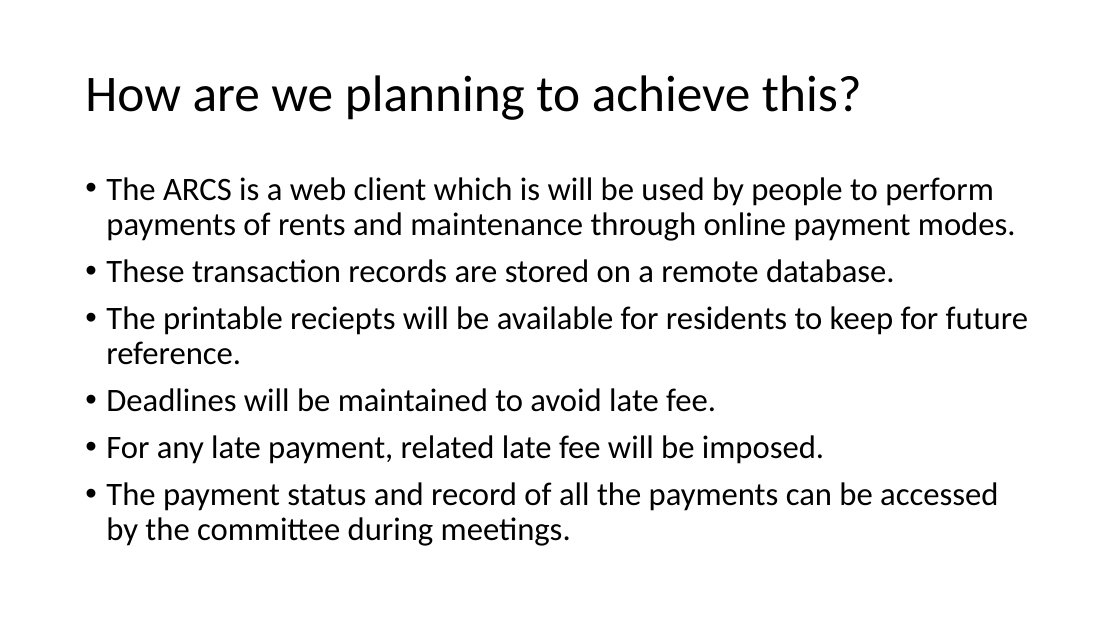
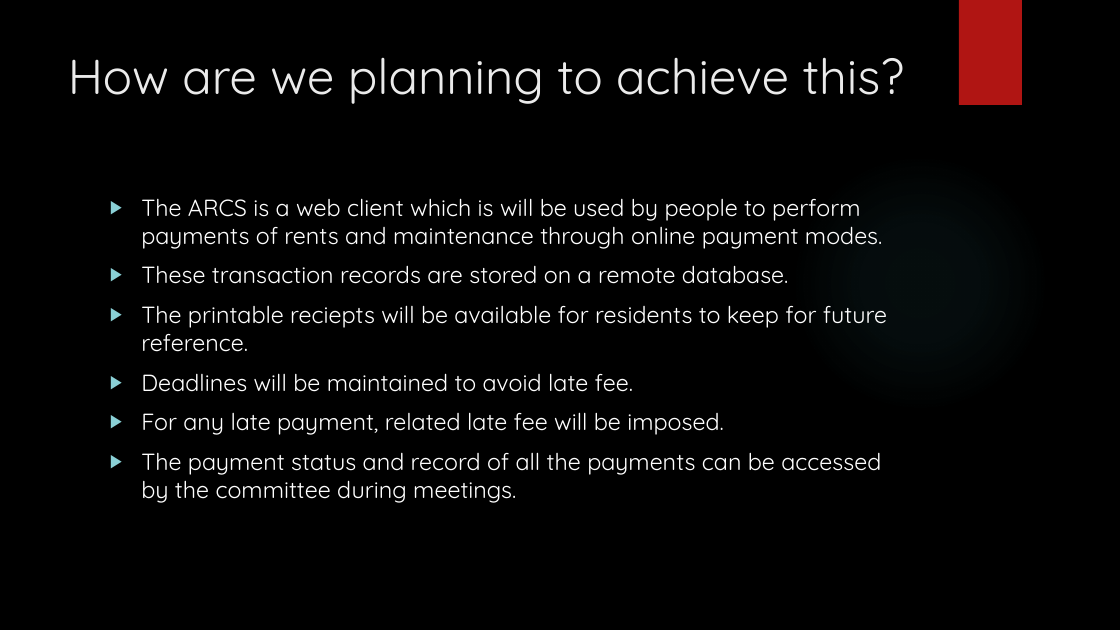
Before and after one commit to GeekyPython/Apartment_Rental_System, a slide deck: slide 10 of Project_Presentation.pptx (slide 5 before the commit). Drawn at 1120x630 pixels with LibreOffice and Linux fonts; fonts in the diff are those of the drawing; background and template pictures are left out. Boxes give left, top, right and bottom in pixels: in the first picture for what was removed or moved away, otherwise in the second. Text is boxed around its words. In the diff, an @@ line names an element or a change of style, - is before the commit and + after.

```diff
--- a/Project_Presentation.pptx
+++ b/Project_Presentation.pptx
@@ background #FFFFFF to picture (left out) @@
@@ rectangle added at [959,0,1022,105], fill #B01513 @@
@@ title "How are we planning to ...": place and size @@
-title "How are we planning to ..." at [85,75,862,120]
+title "How are we planning to ..." at [68,57,905,104]
@@ title "How are we planning to ..." at [68,57,905,104]: size 44 to 42 pt, font Calibri to Quicksand, text colour #000000 to #EBEBEB; line spacing 0.9 to 1; vertical alignment middle to top @@
@@ ellipse added at [791,154,1049,413], fill gradient #50B9C1 @@
@@ text "The ARCS is a web ...": place and size @@
-text "The ARCS is a web ..." at [106,177,1028,546]
+text "The ARCS is a web ..." at [141,198,887,503]
@@ text "The ARCS is a web ..." at [141,198,887,503]: size 28 to 20 pt, font Calibri to Quicksand, text colour #000000 to #FFFFFF; bullet • to ▶; line spacing 0.9 to 1 @@
```
Also in this commit, not shown: 4 other slides changed, 5 slides added.
